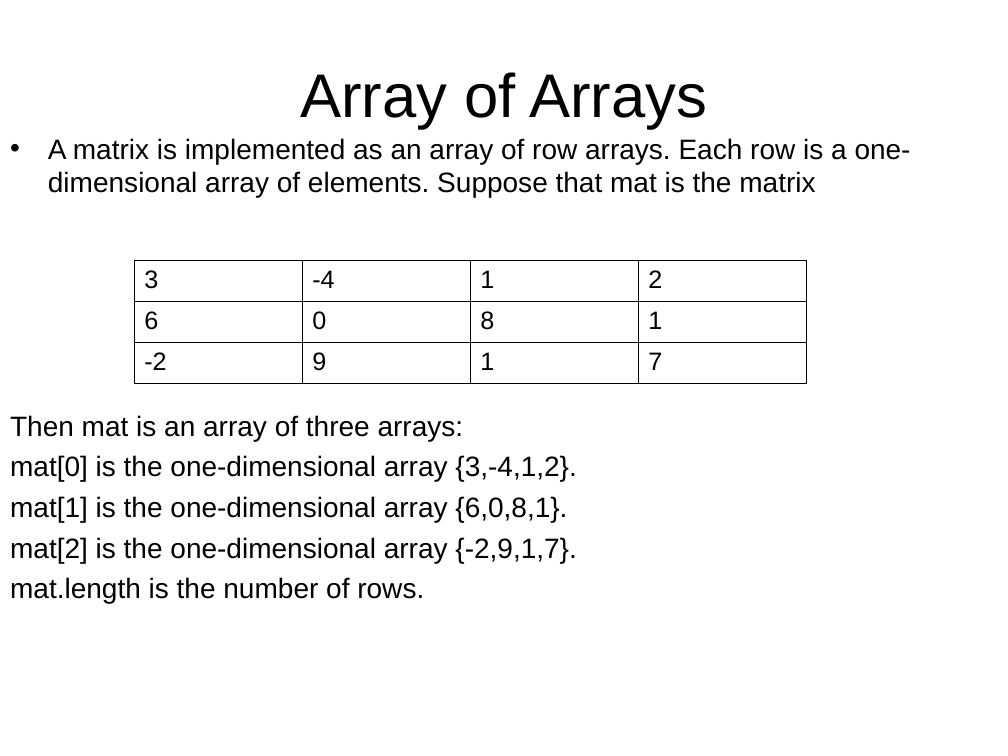
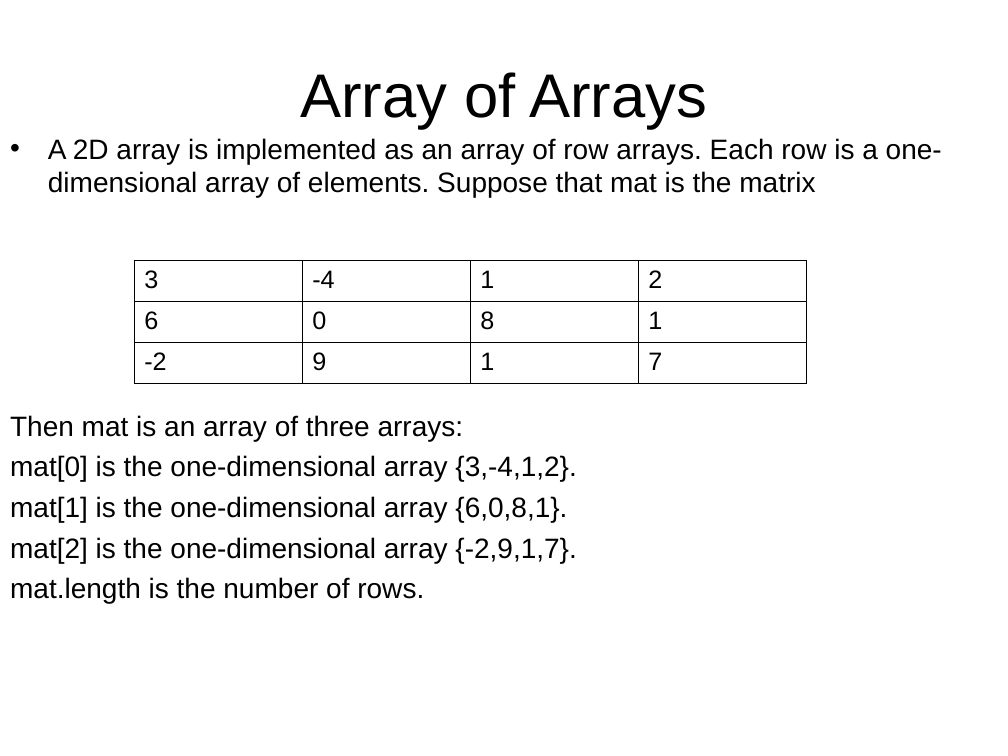
Before and after one commit to LongBaoNguyen/longbaonguyen.github.io, a slide deck: slide 20 of courses/apcsp/lecture12.ppt. Drawn at 1008x756 pixels with LibreOffice and Linux fonts; fonts in the diff are those of the drawing; background and template pictures are left out. Boxes give left, top, right and bottom in pixels: in the first picture for what was removed or moved away, otherwise in the second. Text is boxed around its words. In the diff, an @@ line names an element or a change of style, - is before the commit and + after.

```diff
--- a/courses/apcsp/lecture12.ppt
+++ b/courses/apcsp/lecture12.ppt
@@ text at box(48, 138, 942, 197): text changed @@
-• A matrix is implemented as an array of row arrays. Each row is a one-dimensional array of elements. Suppose that mat is the matrix
+• A 2D array is implemented as an array of row arrays. Each row is a one-dimensional array of elements. Suppose that mat is the matrix
```
Also in this commit, not shown: 4 other slides changed, 13 other files.
